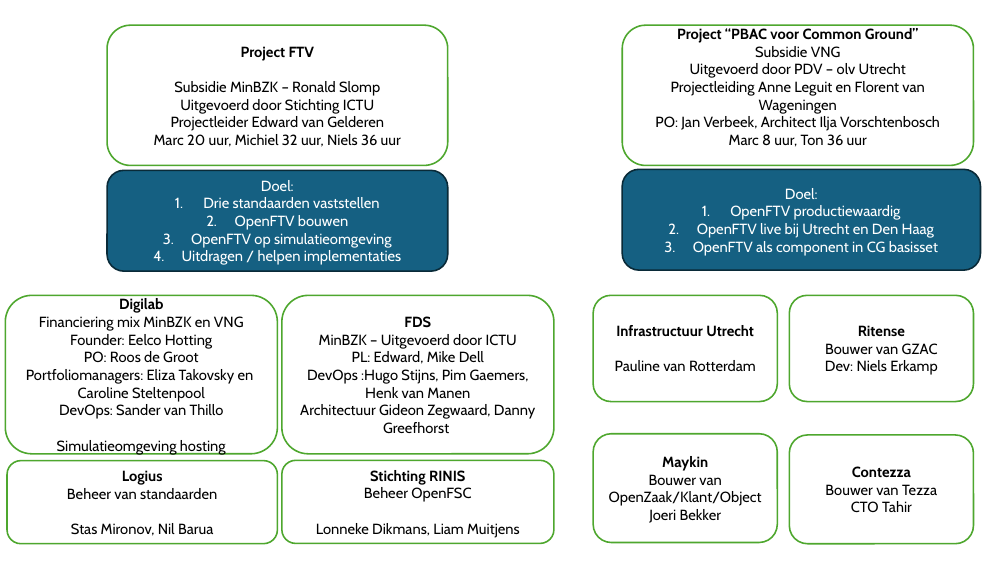
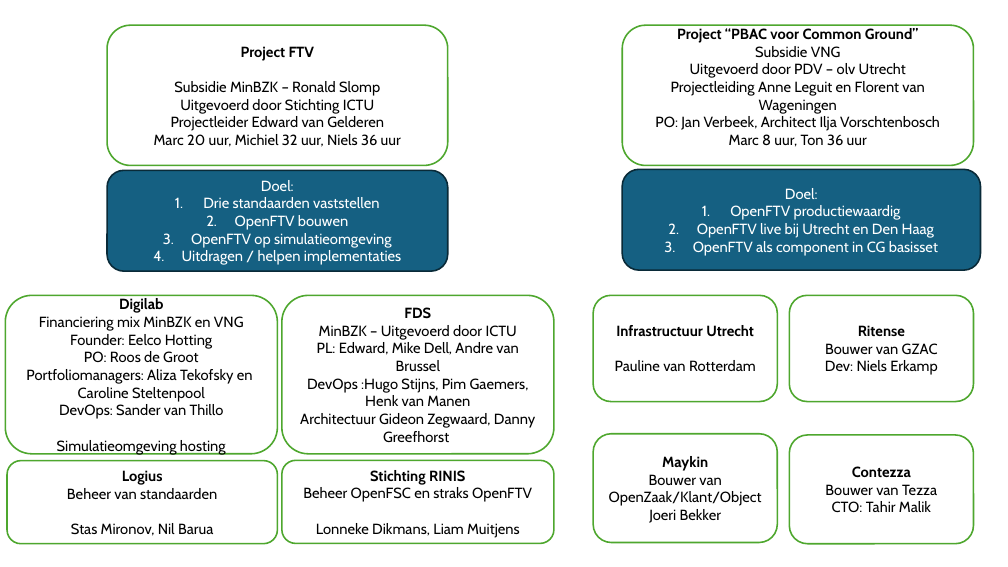
Before and after one commit to VNG-Realisatie/ftv, a slide deck: slide 1 of static/documents/Projectomgeving FTV.pptx. Drawn at 1008x567 pixels with LibreOffice and Linux fonts; fonts in the diff are those of the drawing. Boxes give left, top, right and bottom in pixels: in the first picture for what was removed or moved away, otherwise in the second. Text is boxed around its words. In the diff, an @@ line names an element or a change of style, - is before the commit and + after.

Commit message:
Spelfout in Aliza's naam

```diff
--- a/static/documents/Projectomgeving FTV.pptx
+++ b/static/documents/Projectomgeving FTV.pptx
@@ text in rounded rectangle at (317,342,518,371): text changed @@
-PL: Edward, Mike Dell
+PL: Edward, Mike Dell, Andre van Brussel
@@ text in rounded rectangle at (26,369,253,384): text changed @@
-Portfoliomanagers: Eliza Takovsky en
+Portfoliomanagers: Aliza Tekofsky en
@@ text in rounded rectangle at (303,487,532,502): text changed @@
-Beheer OpenFSC
+Beheer OpenFSC en straks OpenFTV
@@ text in rounded rectangle at (832,501,931,513): text changed @@
-CTO Tahir
+CTO: Tahir Malik
```
